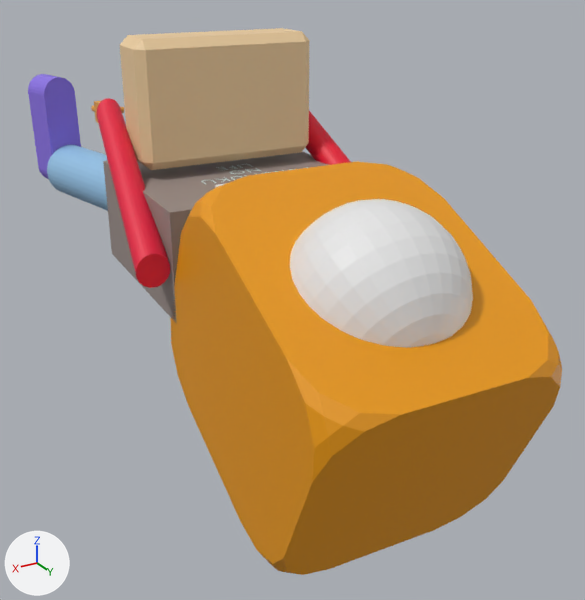
Two versions of the FBX model Assets/Models/jun_kun_carry_box.fbx, one commit apart.
Rendered twice from a camera (50 mm lens) standing at (0.858, 2.407, 0.588) and looking at (-0.046, 0.901, -0.165). Arrows for +X, +Y and +Z are at lower left; the lights stay in place. The first picture is the older version. Where no turn or scale is listed for an object, it has been applied to the vertices.

The first picture shows 'Bread_Carry_Box', 'Esfera UV.001', 'パン', '右腕', '左脚', '左腕', '左足', '胴体' and 2 more.
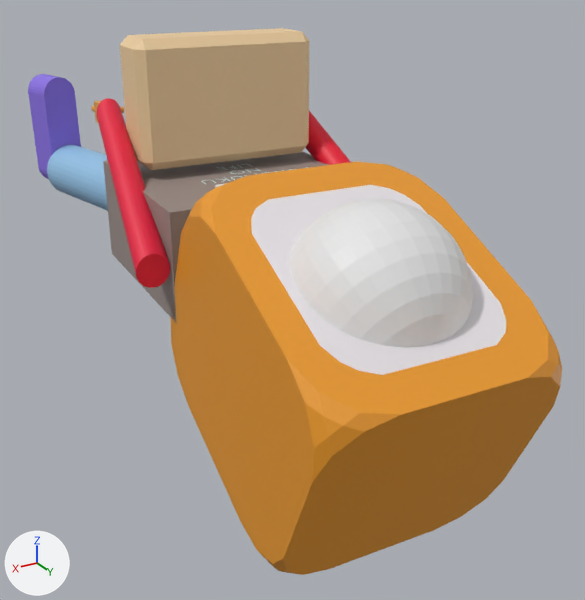
Pixel boxes (x1, y1, x2, y2) of what changed, in the pictures (585 x 600 px):
part 1 of me_cubo_001, recoloured
    both: (175, 161, 551, 563)
part 2 of me_cubo_001, recoloured (orange to white)
    both: (251, 185, 506, 375)

The edits, one by one:
Material 'マテリアル.003' (mat_マテリアル_003) is new.
Its base color is (0.8, 0.762, 0.791) (white #e7e2e6).
Material 'マテリアル.002' (mat_マテリアル_002) is new.
Its base color is (0.82, 0.32, 0.02) (orange #ea9927).
me_cubo_001 has 307 vertices, 215 faces and spans x -0.182..0.336, y 0.894..1.628, z -0.468..0.204.
me_cubo_001 is used by ob_パン; location (-0.021, 0.001, 0.0).
me_cubo_001 part 1: 213 of the faces centred in x -0.174..0.329, y 0.903..1.619, z -0.457..0.193 switch from mat_jun_bread_orange (orange #ea9900) to mat_マテリアル_002 (orange #ea9927).
me_cubo_001 part 2: all 2 faces centred in x 0.071..0.088, y 1.294..1.508, z 0.021..0.115 switch from mat_jun_bread_orange (orange #ea9900) to mat_マテリアル_003 (white #e7e2e6).
